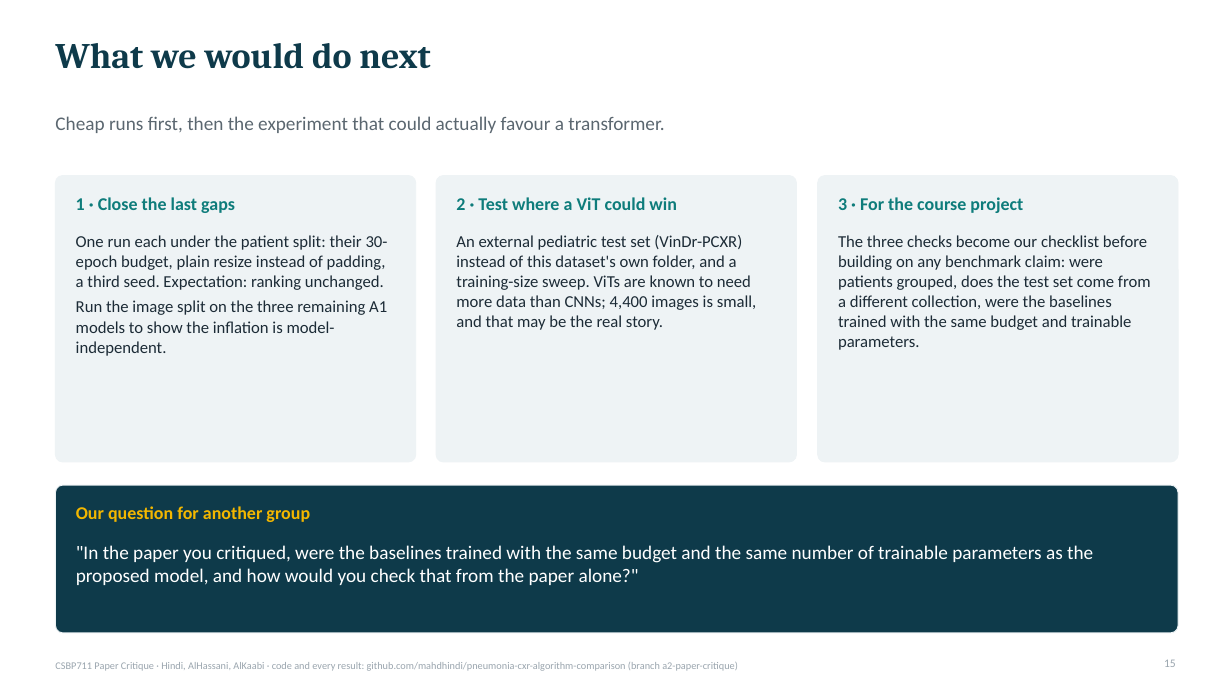
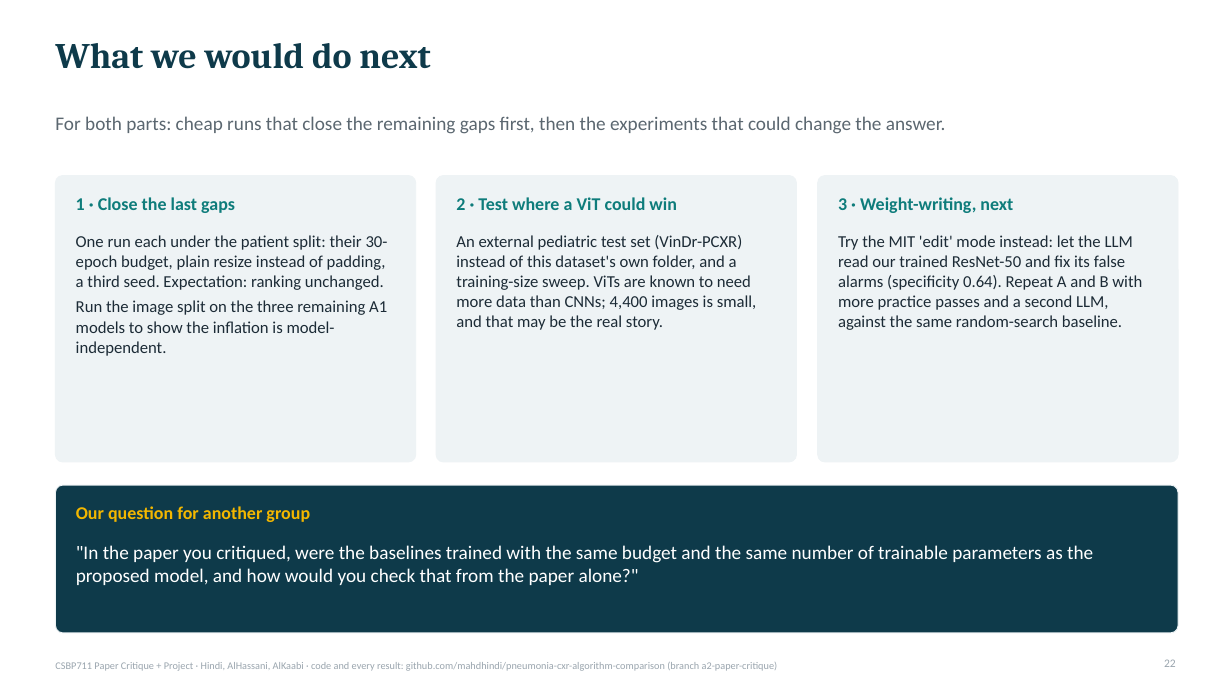
Before and after one commit to mahdhindi/pneumonia-cxr-algorithm-comparison, a slide deck: slide 22 of slides/CSBP711_A2_slides.pptx (slide 15 before the commit). Drawn at 1232x693 pixels with LibreOffice and Linux fonts; fonts in the diff are those of the drawing. Boxes give left, top, right and bottom in pixels: in the first picture for what was removed or moved away, otherwise in the second. Text is boxed around its words. In the diff, an @@ line names an element or a change of style, - is before the commit and + after.

```diff
--- a/slides/CSBP711_A2_slides.pptx
+++ b/slides/CSBP711_A2_slides.pptx
@@ text at (55, 116, 946, 134): text changed @@
-Cheap runs first, then the experiment that could actually favour a transformer.
+For both parts: cheap runs that close the remaining gaps first, then the experiments that could change the answer.
@@ text at (838, 197, 1013, 213): text changed @@
-3 · For the course project
+3 · Weight-writing, next
@@ text at (838, 235, 1142, 330): text changed @@
-The three checks become our checklist before building on any benchmark claim: were patients grouped, does the test set come from a different collection, were the baselines trained with the same budget and trainable parameters.
+Try the MIT 'edit' mode instead: let the LLM read our trained ResNet-50 and fix its false alarms (specificity 0.64). Repeat A and B with more practice passes and a second LLM, against the same random-search baseline.
@@ page number at (1164, 659, 1176, 667): text changed @@
-15
+22
@@ text at (55, 662, 778, 671): text changed @@
-CSBP711 Paper Critique · Hindi, AlHassani, AlKaabi · code and every result: github.com/mahdhindi/pneumonia-cxr-algorithm-comparison (branch a2-paper-critique)
+CSBP711 Paper Critique + Project · Hindi, AlHassani, AlKaabi · code and every result: github.com/mahdhindi/pneumonia-cxr-algorithm-comparison (branch a2-paper-critique)
```
Also in this commit, not shown: 15 other slides changed, 7 slides added, 1 other file.
